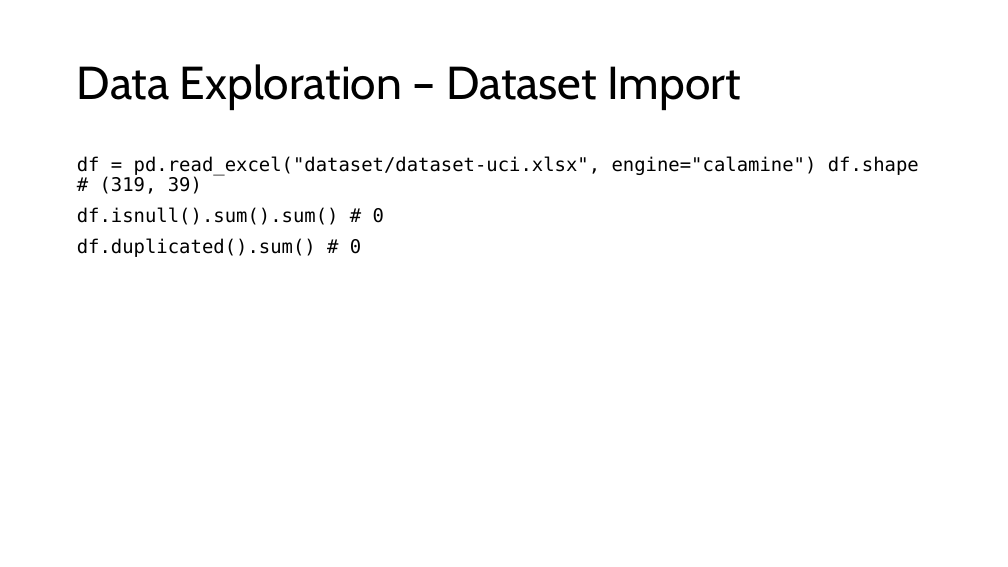
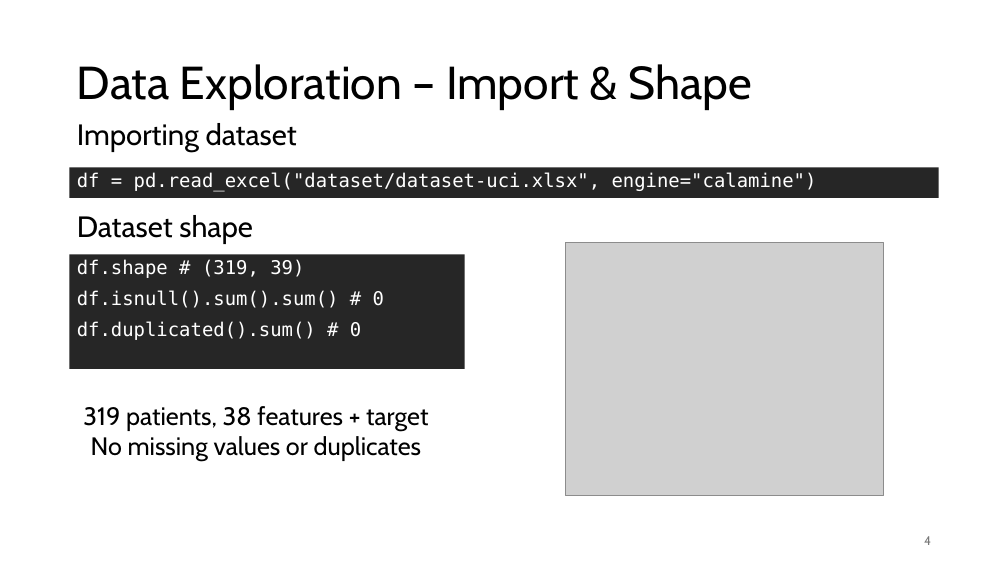
Before and after one commit to MatteoSoldini/DAT540_project, a slide deck: slide 4 of presentation.pptx (slide 3 before the commit). Drawn at 1008x567 pixels with LibreOffice and Linux fonts; fonts in the diff are those of the drawing; grey boxes stand for pictures. Boxes give left, top, right and bottom in pixels: in the first picture for what was removed or moved away, otherwise in the second. Text is boxed around its words. In the diff, an @@ line names an element or a change of style, - is before the commit and + after.

```diff
--- a/presentation.pptx
+++ b/presentation.pptx
@@ title at [77, 64, 751, 110]: text changed @@
-Data Exploration – Dataset Import
+Data Exploration – Import & Shape
@@ text added at [77, 123, 297, 152], 28 pt, text #000000 @@
+Importing dataset
@@ text "df = pd.read_excel("dataset/dataset-uci.xlsx", engine="calam ...": place and size @@
-text "df = pd.read_excel("dataset/dataset-uci.xlsx", engine="calam ..." at [77, 156, 919, 257]
+text "df = pd.read_excel("dataset/dataset-uci.xlsx", engine="calam ..." at [70, 167, 939, 197]
@@ text "df = pd.read_excel("dataset/dataset-uci.xlsx", engine="calam ..." at [70, 167, 939, 197]: fill none to #262626 @@
@@ text at [77, 172, 817, 192]: text changed; text colour #000000 to #FFFFFF @@
-df = pd.read_excel("dataset/dataset-uci.xlsx", engine="calamine") df.shape # (319, 39)
-df.isnull().sum().sum() # 0
-df.duplicated().sum() # 0
+df = pd.read_excel("dataset/dataset-uci.xlsx", engine="calamine")
@@ text added at [77, 215, 253, 244], 28 pt, text #000000 @@
+Dataset shape
@@ rectangle added at [70, 254, 465, 369], fill #262626, 18 pt, text #FFFFFF @@
+df.shape # (319, 39)
+df.isnull().sum().sum() # 0
+df.duplicated().sum() # 0
@@ picture added at [566, 243, 884, 496] @@
@@ text added at [83, 406, 428, 461], 24 pt, text #000000 @@
+319 patients, 38 features + target
+No missing values or duplicates
@@ page number added at [924, 536, 931, 545], 12 pt, text #797979 @@
+4
```
Also in this commit, not shown: 4 other slides changed, 4 slides added, 3 slides removed, 1 other file.
